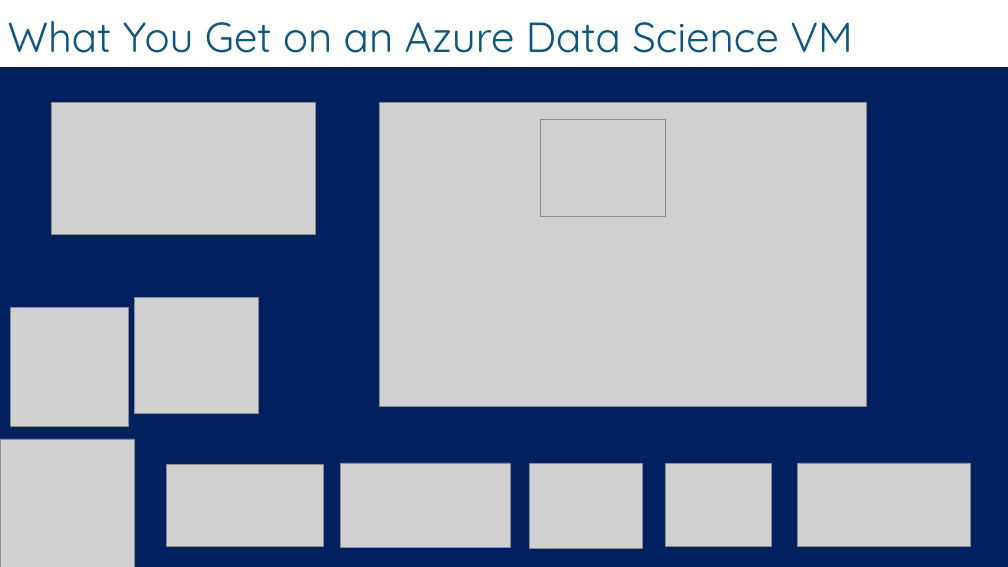
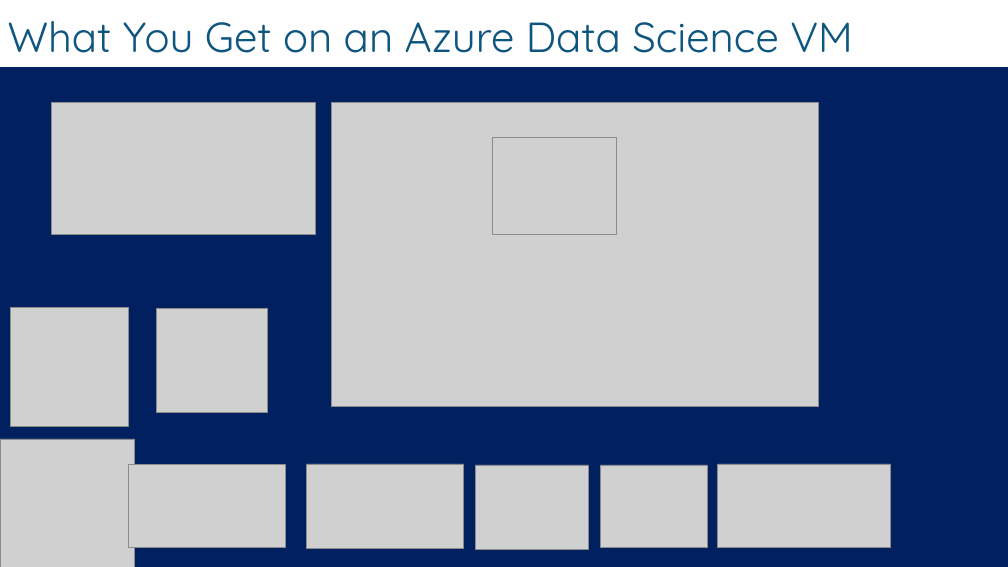
Before and after one commit to bcafferky/shared, a slide deck: slide 4 of AzureDSVM/AzureDataScienceVirtualMachine.pptx. Drawn at 1008x567 pixels with LibreOffice and Linux fonts; fonts in the diff are those of the drawing; grey boxes stand for pictures; background and template pictures are left out. Boxes give left, top, right and bottom in pixels: in the first picture for what was removed or moved away, otherwise in the second. Text is boxed around its words. In the diff, an @@ line names an element or a change of style, - is before the commit and + after.

```diff
--- a/AzureDSVM/AzureDataScienceVirtualMachine.pptx
+++ b/AzureDSVM/AzureDataScienceVirtualMachine.pptx
@@ picture: place and size @@
-picture at (380,102,867,407)
+picture at (331,102,818,407)
@@ picture: place and size @@
-picture at (541,119,665,216)
+picture at (492,138,617,234)
@@ picture: place and size @@
-picture at (135,297,259,413)
+picture at (157,309,268,412)
@@ picture: place and size @@
-picture at (167,464,324,547)
+picture at (129,464,286,547)
@@ picture: place and size @@
-picture at (341,463,510,547)
+picture at (306,464,464,549)
@@ picture: place and size @@
-picture at (530,464,643,548)
+picture at (476,465,588,550)
@@ picture: place and size @@
-picture at (665,464,772,546)
+picture at (601,465,708,547)
@@ picture: place and size @@
-picture at (798,463,971,547)
+picture at (718,464,891,548)
```
Also in this commit, not shown: 2 other slides changed, 1 other file.
